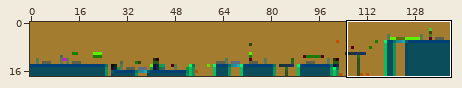
File history of a sprite sheet, resources/levels/1.png. Above: a wide view before the commit, with the close-up outlined.
Close-up. Before:
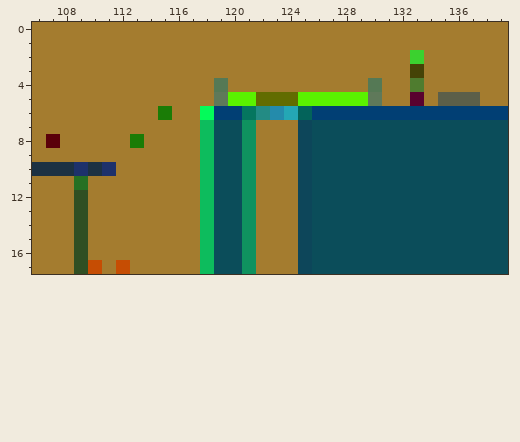
The file is 140x18 pixels. Colours within 5 levels of each other are drawn and written as one. Shown: x 106..139, y 0..17. The commit also changed other parts of the picture, which this record leaves out.
The result:
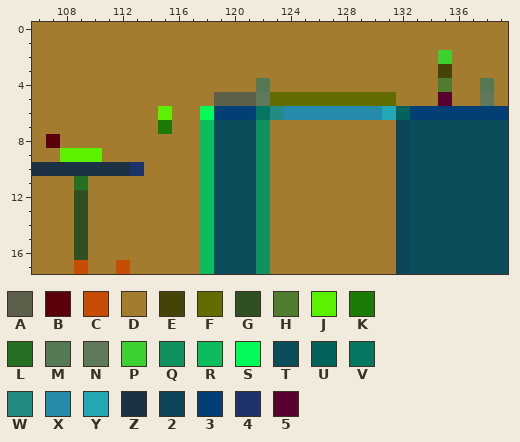
Palette (. is transparent): A #5c5f49  B #5a000a  C #c64d03  D #a47c2f  E #454307  F #626c00  G #304f23  H #4f7c2f  J #5af200  K #1a7c06  L #267023  M #557955  N #5f795a  P #3bd12f  Q #0f925f  R #0dbc5d  S #03fb5a  T #0b4d5a  U #03635a  V #05765f  W #238b84  X #248bab  Y #24a7b5  Z #1c3143  2 #0d465a  3 #013f74  4 #1d316b  5 #59022f
Diff:
y 2: x 133 P -> D; x 135 D -> P
y 3: x 133 E -> D; x 135 D -> E
y 4: x 119 M -> D; x 122 D -> M; x 130 M -> D; x 133 H -> D; x 135 D -> H; x 138 D -> M
y 5: x 119..122 NJJF -> AAAN; x 125..131 JJJJJND -> FFFFFFF; x 133 5 -> D; x 135..138 AAAD -> 5DDN
y 6: x 115 K -> J; x 121..132 VWXYU3333333 -> 3VWXXXXXXXYU
y 7: x 115 D -> K; x 121..122 QD -> TQ; x 125..132 2TTTTTTT -> DDDDDDD2
y 8: x 113 K -> D; x 121..122 QD -> TQ; x 125..132 2TTTTTTT -> DDDDDDD2
y 9: x 108..110 DDD -> JJJ; x 121..122 QD -> TQ; x 125..132 2TTTTTTT -> DDDDDDD2
y 10: x 109 4 -> Z; x 111..113 4DD -> ZZ4; x 121..122 QD -> TQ; x 125..132 2TTTTTTT -> DDDDDDD2
y 11..16: x 121..122 QD -> TQ; x 125..132 2TTTTTTT -> DDDDDDD2
y 17: x 109..110 GC -> CD; x 121..122 QD -> TQ; x 125..132 2TTTTTTT -> DDDDDDD2
